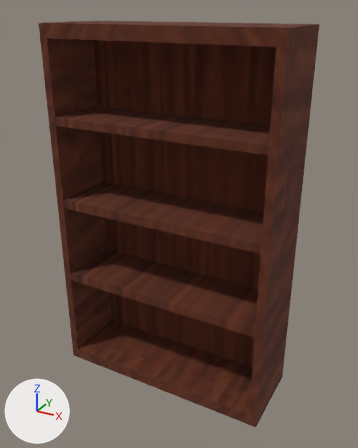
The Blender file Assets/Offline/Models/Bookshelf/Temporary Location for Blender/bookshelf.blend as it was, and as the next commit left it.
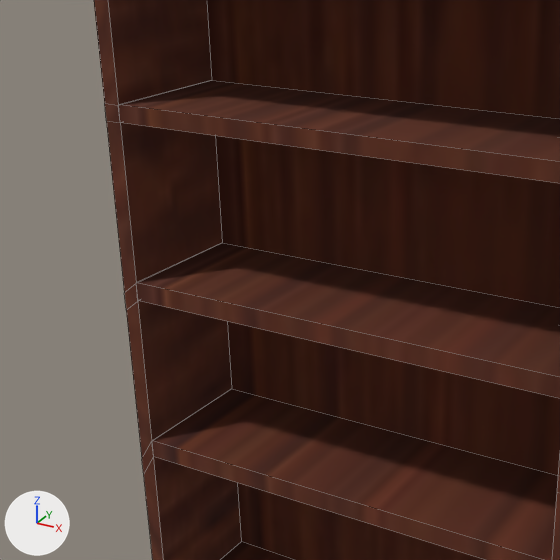
Each version appears first whole from a 50 mm camera at (2.13, -3.78, 1.79) aimed at (0.05, 0.0, -0.1), and next in a close-up on the part from 0% to 72% of the width and 15% to 73% of the height. The axes (+X, +Y, +Z) are drawn at lower left. The lights are the same throughout. The close-ups show mesh edges as thin lines.
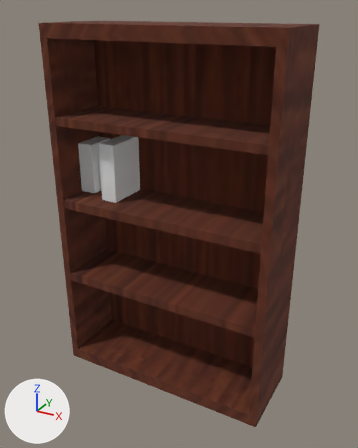
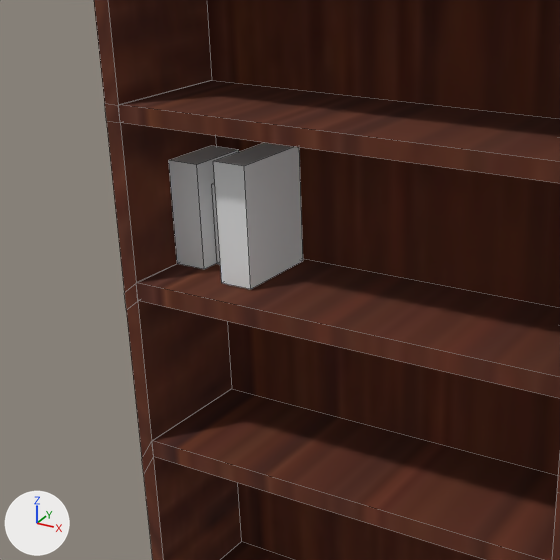
Commit message: progress on bookshelf model

What changed in the scene script:
```text
Add me_cube_003:
    me_cube_003.from_pydata(...)  # a box spanning x -1.0..1.27, y -1.0..1.0, z -1.0..1.25
Add me_cube_002:
    me_cube_002.from_pydata(...)  # a box spanning x -1.0..0.25, y -1.0..1.0, z -1.0..0.56
Add me_cube_001:
    me_cube_001.from_pydata(...)  # a box spanning x -1.0..0.7, y -1.0..1.0, z -1.0..1.0
Add ob_book_002:
    ob_book_002 = bpy.data.objects.new('Book.002', me_cube_003)
    ob_book_002.location = (-0.58, 0.0, 0.337)
    ob_book_002.rotation_euler = (0.0, 0.0, 1.571)  # degrees (0, 0, 90)
    ob_book_002.scale = (-0.184, 0.0792, 0.244)
Add ob_book_001:
    ob_book_001 = bpy.data.objects.new('Book.001', me_cube_002)
    ob_book_001.location = (-0.747, 0.0, 0.337)
    ob_book_001.rotation_euler = (0.0, 0.0, 1.571)  # degrees (0, 0, 90)
    ob_book_001.scale = (-0.184, 0.0792, 0.244)
Add ob_book:
    ob_book = bpy.data.objects.new('Book', me_cube_001)
    ob_book.location = (-0.914, 0.0, 0.337)
    ob_book.rotation_euler = (0.0, 0.0, 1.571)  # degrees (0, 0, 90)
    ob_book.scale = (-0.184, 0.0792, 0.244)
```

Changed parts and their boxes (x1, y1, x2, y2) in the close-ups (560 x 560 px):
'Book.002', added: after (213, 143, 303, 289)
'Book', added: after (169, 146, 239, 269)
'Book.001', added: after (212, 183, 220, 265)
